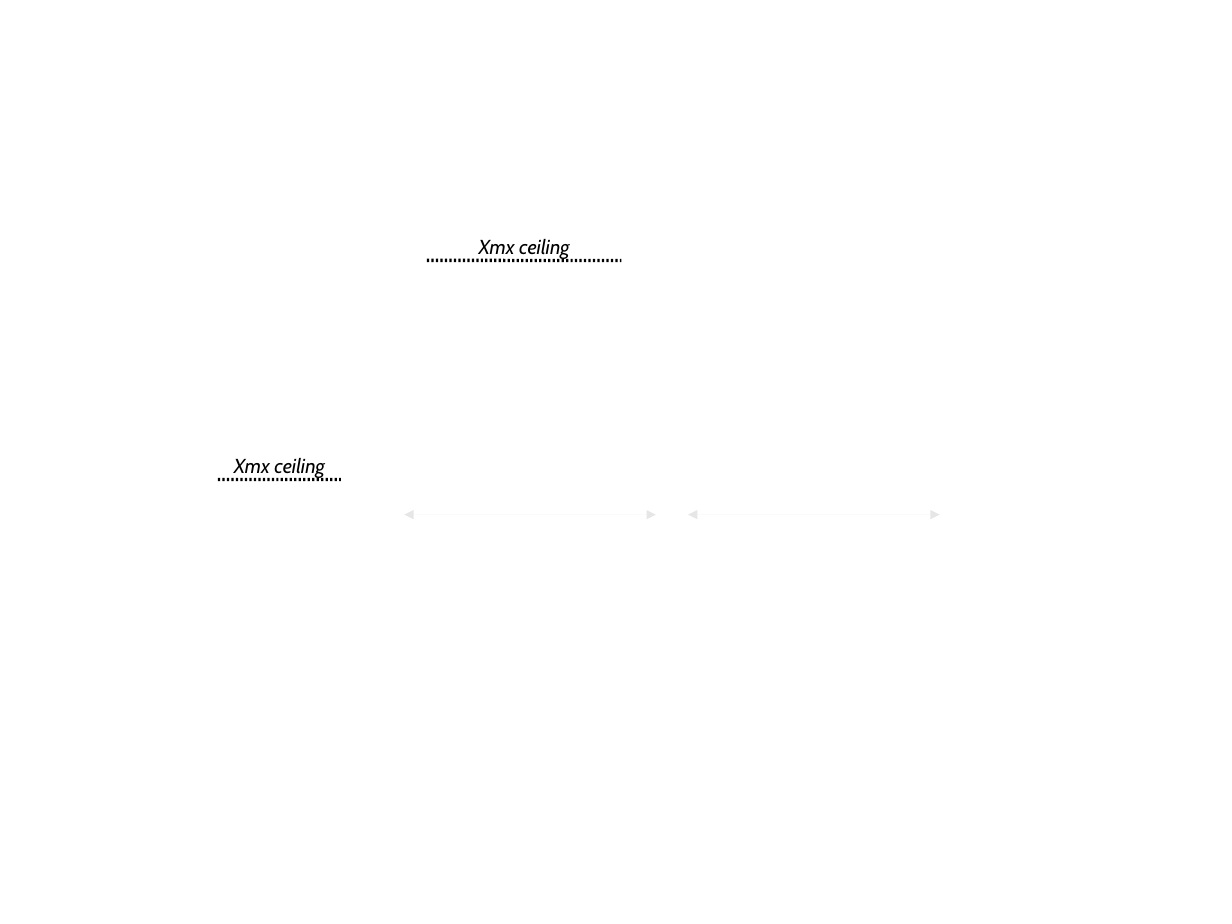
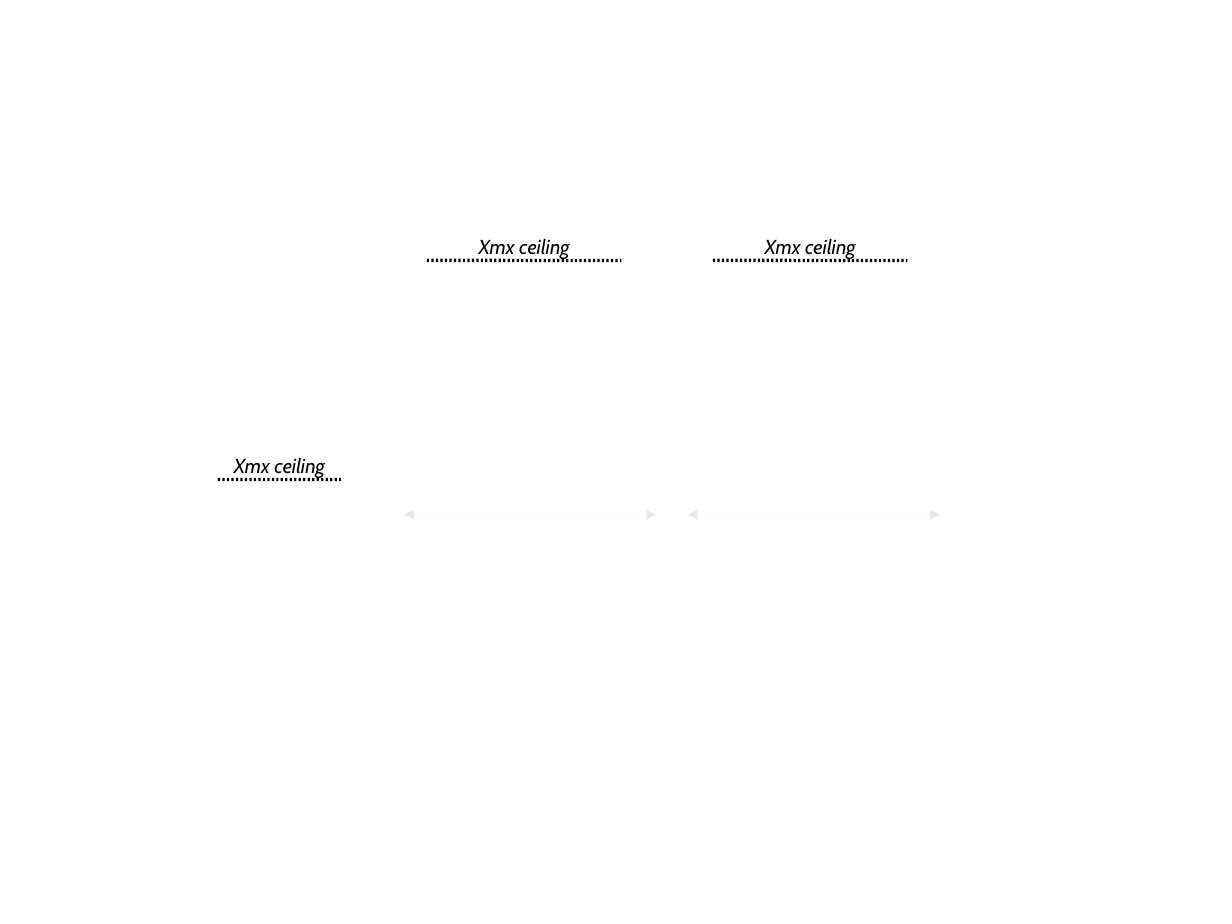
Before and after one commit to TheRuncibleTuner/bloatbook, a slide deck: slide 1 of Figures/lifetime/timeline-base-session-temps.odp. Drawn at 1232x924 pixels with LibreOffice and Linux fonts; fonts in the diff are those of the drawing. Boxes give left, top, right and bottom in pixels: in the first picture for what was removed or moved away, otherwise in the second. Text is boxed around its words. In the diff, an @@ line names an element or a change of style, - is before the commit and + after.

```diff
--- a/Figures/lifetime/timeline-base-session-temps.odp
+++ b/Figures/lifetime/timeline-base-session-temps.odp
@@ line added at [713,260,908,260], outline #000000 2.15 pt, 13 pt, text #000000, italic @@
+Xmx ceiling
```
Also in this commit, not shown: 2 slides added, 7 other files.
